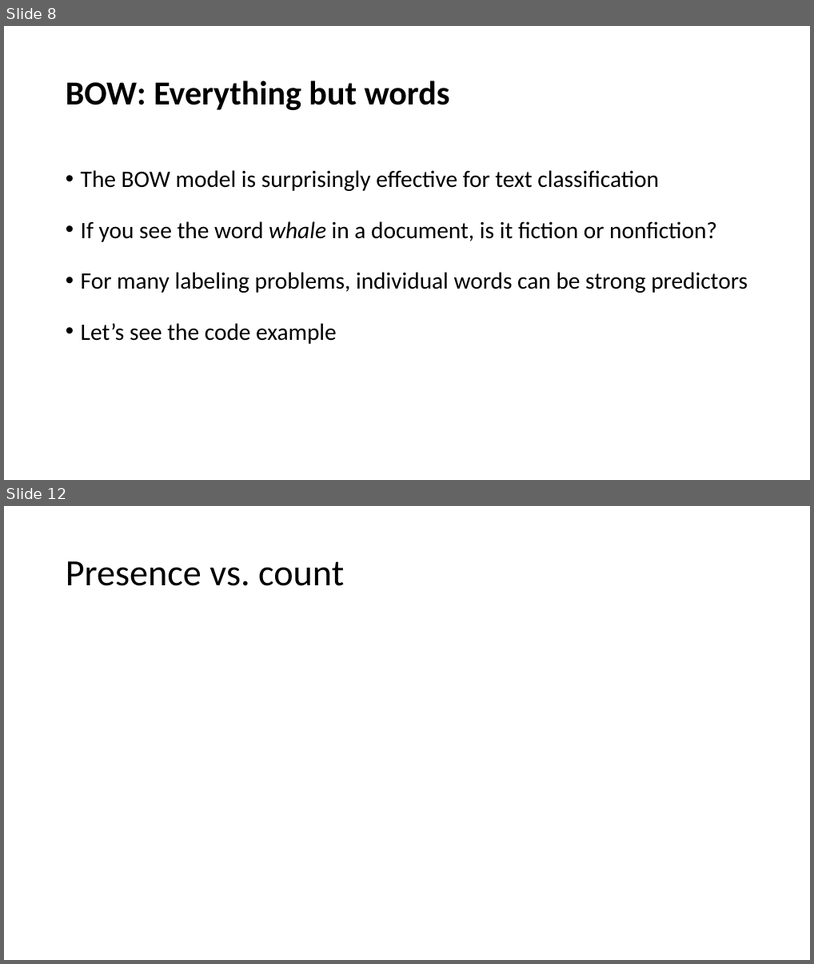
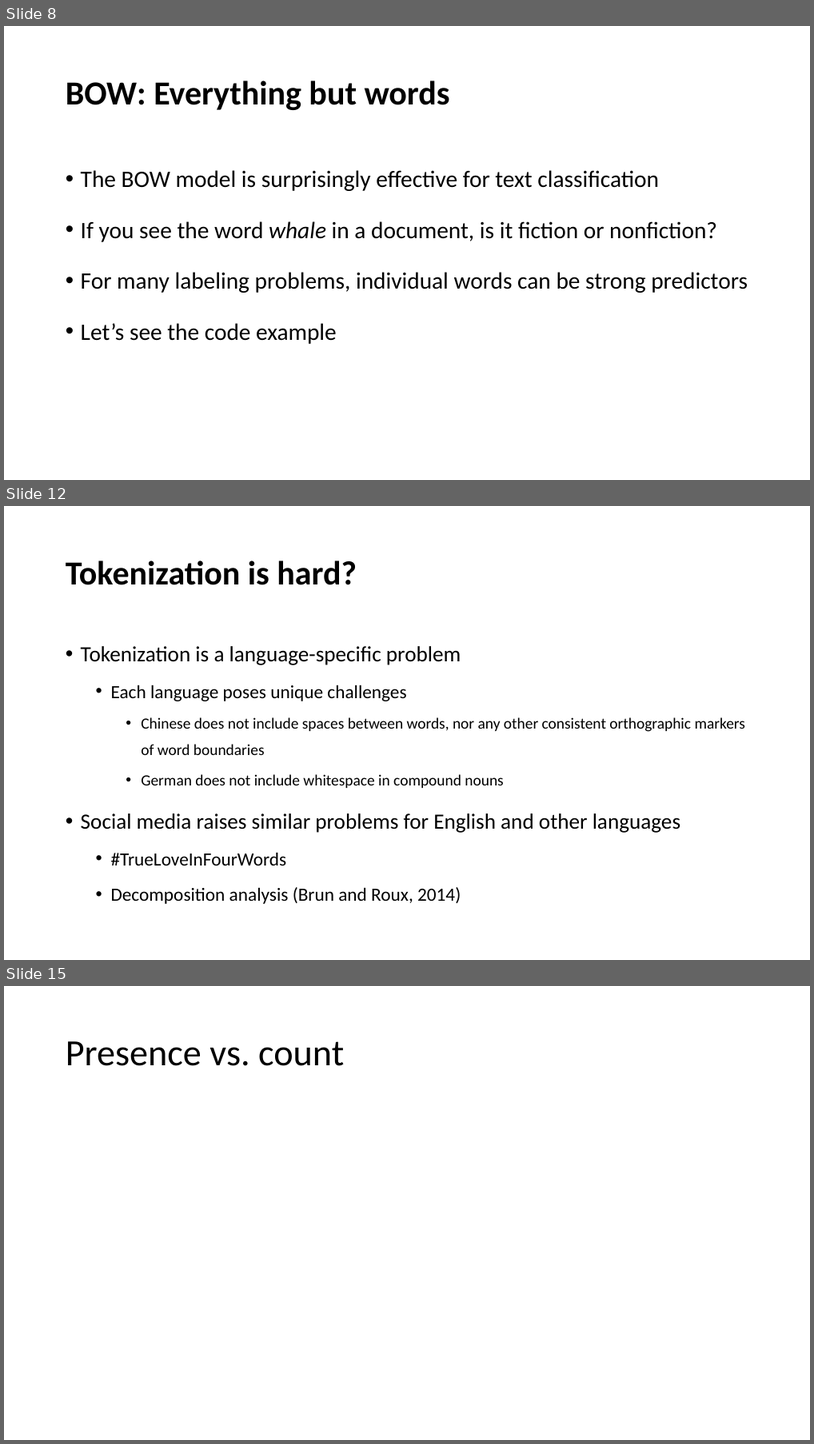
Before and after one commit to YeabinMoonEcon/BUS211, a slide deck: BUS243_NLP/lecture_notes/Lecture2.pptx. Shown one above the other, each under a label of ours: slides 8 and 12 before the commit, slides 8, 12 and 15 after it; the slides between them are not shown. The pictures are 814x964 and 814x1444 pixels, drawn with LibreOffice and Linux fonts; fonts in the diff are those of the drawing. Boxes give left, top, right and bottom in pixels: in the first picture for what was removed or moved away, otherwise in the second. Text is boxed around its words. In the diff, an @@ line names an element or a change of style, - is before the commit and + after.

```diff
--- a/BUS243_NLP/lecture_notes/Lecture2.pptx
+++ b/BUS243_NLP/lecture_notes/Lecture2.pptx
@@ slide 12 added at (4,506,810,960), background #FFFFFF @@
@@ title added at (66,560,357,585), 40 pt, text #000000, bold @@
+Tokenization is hard?
@@ text added at (81,646,746,904), 18.5 pt, text #000000 @@
+• Tokenization is a language-specific problem
+  • Each language poses unique challenges
+    • Chinese does not include spaces between words, nor any other consistent orthographic markers of word boundaries
+    • German does not include whitespace in compound nouns
+• Social media raises similar problems for English and other languages
+  • #TrueLoveInFourWords
+  • Decomposition analysis (Brun and Roux, 2014)
@@ what was slide 12 is now slide 15 @@
```
Also in this commit, not shown: 1 slide changed, 4 other slides added, 2 slides removed, 2 other files.
